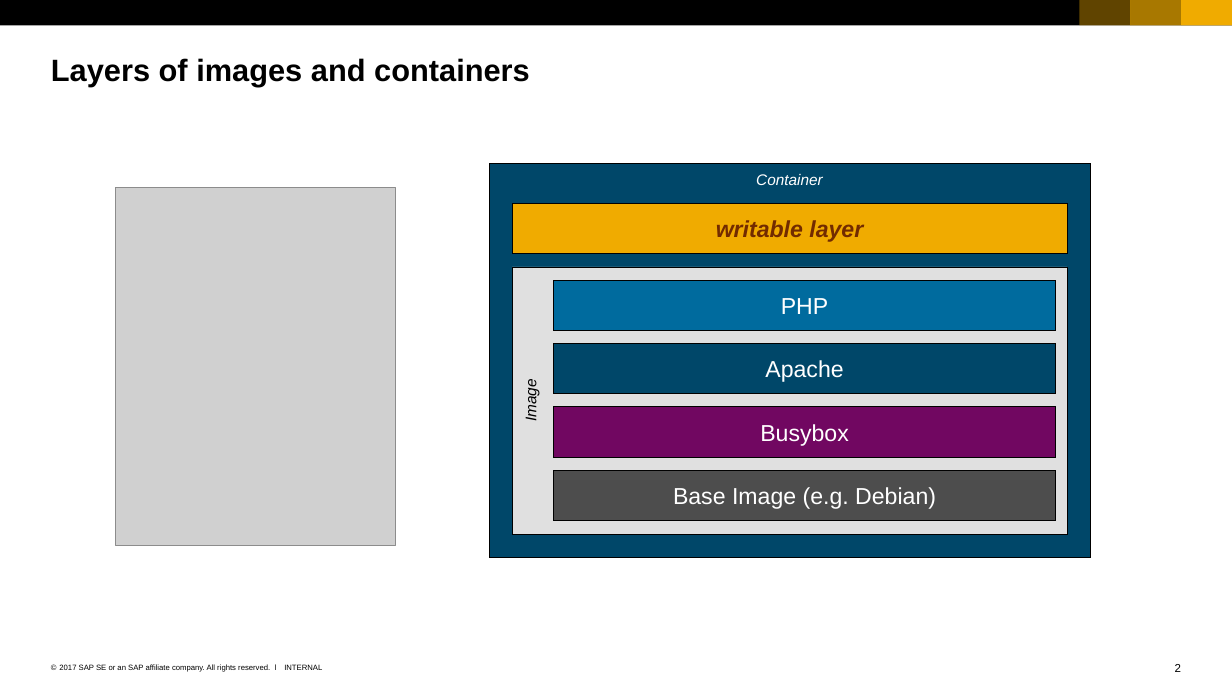
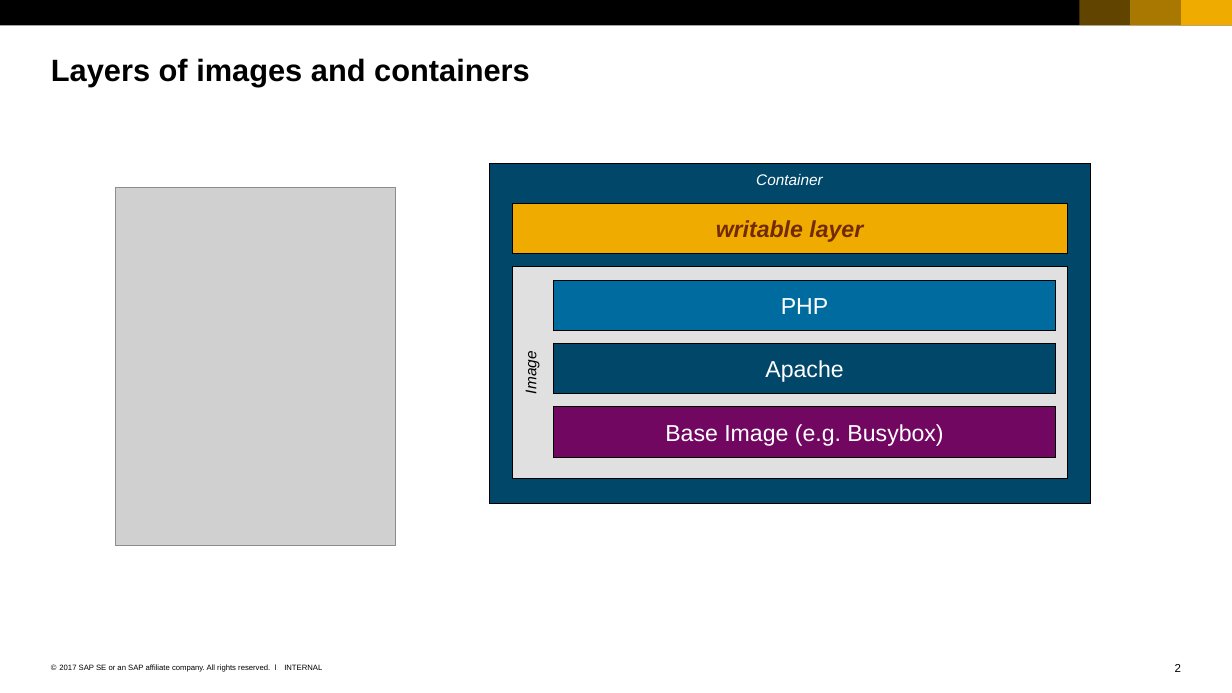
Before and after one commit to cuijiyao01/docker-k8s-training, a slide deck: slide 2 of docker/03_Images.pptx. Drawn at 1232x693 pixels with LibreOffice and Linux fonts; fonts in the diff are those of the drawing; grey boxes stand for pictures. Boxes give left, top, right and bottom in pixels: in the first picture for what was removed or moved away, otherwise in the second. Text is boxed around its words. In the diff, an @@ line names an element or a change of style, - is before the commit and + after.

Commit message:
fix image layer names

```diff
--- a/docker/03_Images.pptx
+++ b/docker/03_Images.pptx
@@ rectangle "Container": place and size @@
-rectangle "Container" at [489, 163, 1090, 557]
+rectangle "Container" at [489, 163, 1090, 503]
@@ rectangle "Image": place and size @@
-rectangle "Image" at [512, 267, 1067, 534]
+rectangle "Image" at [512, 267, 1067, 478]
@@ rectangle "Base Image (e.g. Busybox)": place and size @@
-rectangle "Base Image (e.g. Busybox)" at [553, 470, 1056, 520]
+rectangle "Base Image (e.g. Busybox)" at [553, 406, 1056, 456]
@@ rectangle "Base Image (e.g. Busybox)" at [553, 406, 1056, 456]: fill #4D4D4D to #710761 @@
@@ rectangle removed at [553, 406, 1056, 456] @@
-Busybox
@@ text in rectangle at [665, 424, 943, 446]: text changed @@
-Base Image (e.g. Debian)
+Base Image (e.g. Busybox)
```
